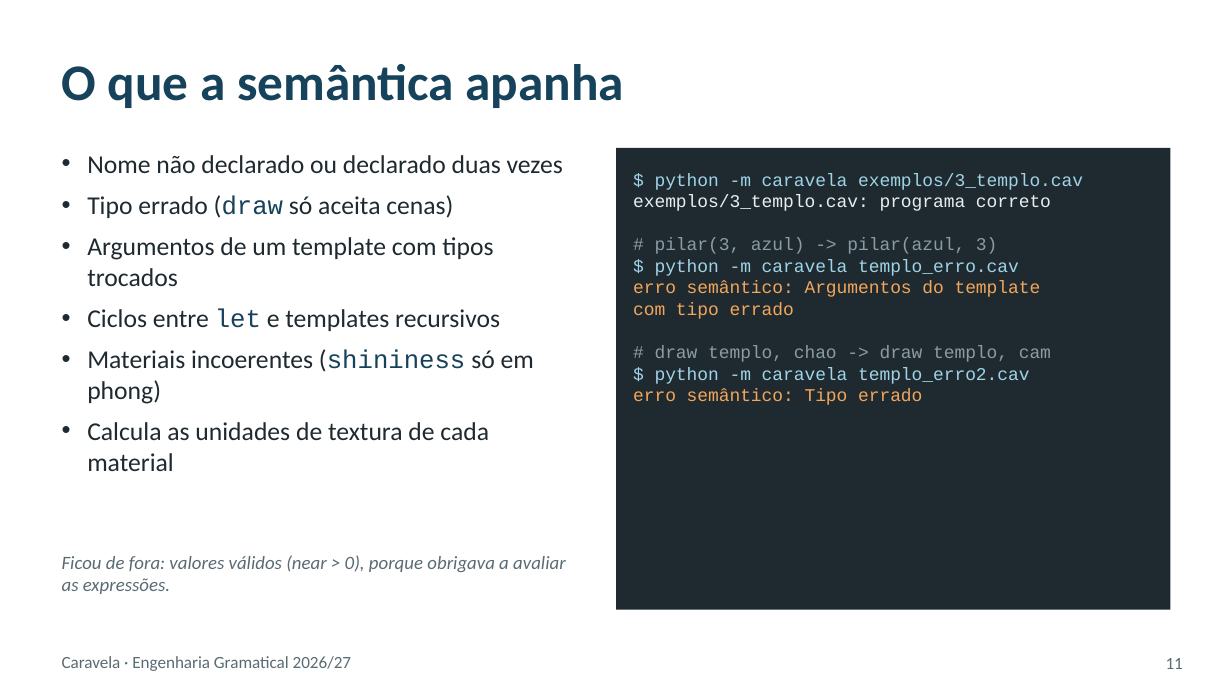
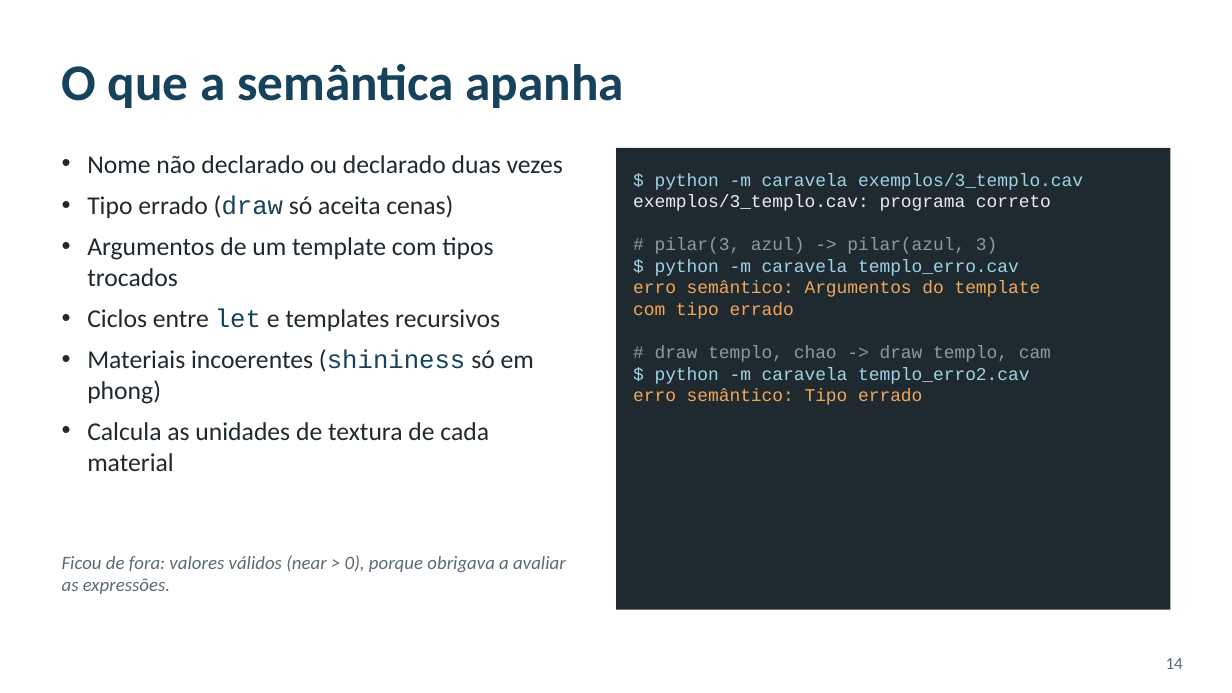
Before and after one commit to RafaelaAntunes17/trabalho_EG, a slide deck: slide 14 of Fase _I/Apresentacao_Caravela_v2.pptx (slide 11 before the commit). Drawn at 1232x693 pixels with LibreOffice and Linux fonts; fonts in the diff are those of the drawing. Boxes give left, top, right and bottom in pixels: in the first picture for what was removed or moved away, otherwise in the second. Text is boxed around its words. In the diff, an @@ line names an element or a change of style, - is before the commit and + after.

```diff
--- a/Fase _I/Apresentacao_Caravela_v2.pptx
+++ b/Fase _I/Apresentacao_Caravela_v2.pptx
@@ text removed at (62, 656, 351, 671) @@
-Caravela · Engenharia Gramatical 2026/27
@@ page number at (1166, 658, 1183, 669): text changed @@
-11
+14
```
Also in this commit, not shown: 11 other slides changed, 5 slides added, 1 slide removed, 15 other files.
